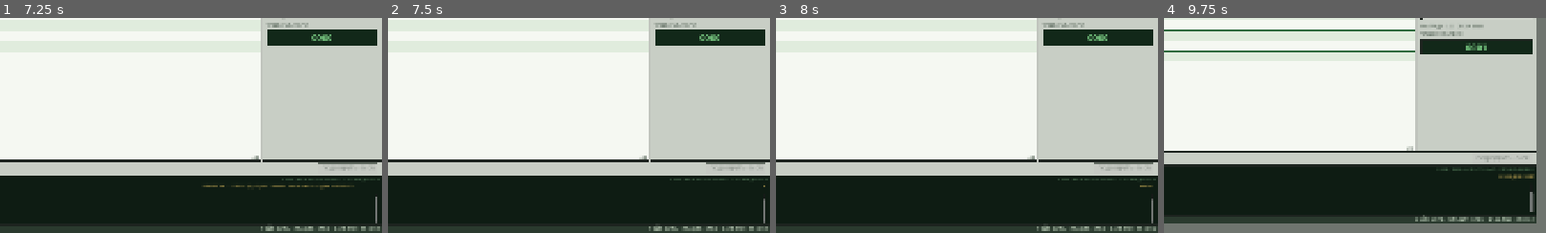
Above: before the commit, frames 1-4 (left to right).
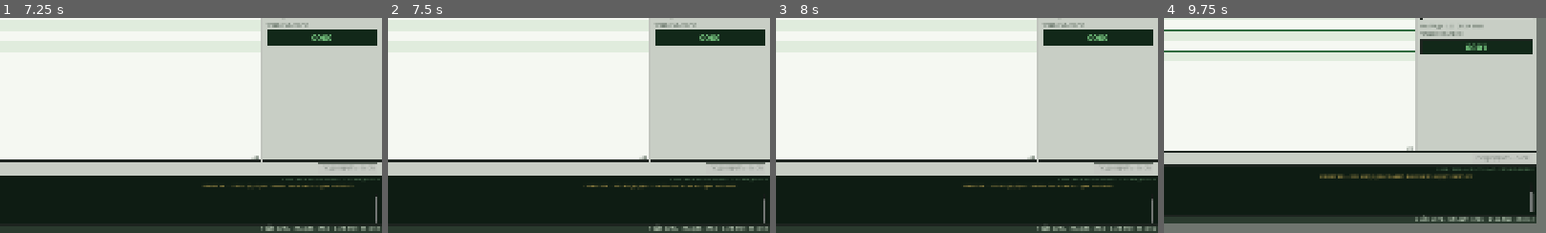
Above: after the commit, the same moments.

Repository: idlersgenii/Global-Optimization-Inc
Game: Godot game, scene res://scenes/MainDashboard.tscn
Same seed, same stepped clock (60 frames per second), same inputs: the game is played once before the commit and once after it. Sound files missing from this copy of the repository are replaced by a short silence.
Inputs:
- Up to frame 1 (7.25 s): click "—" at 0.5 s; click "□" at 1.25 s; click "×" at 2 s; click "ФАЙЛ" at 2.75 s; click "ПРАВКА" at 3.5 s; click "ВИД" at 4.25 s; click "ОТЧЁТЫ" at 5 s; click "ПОМОЩЬ" at 5.75 s; click "СОХРАНИТЬ" at 6.5 s
- Up to frame 2 (7.5 s): click "ЗАГРУЗИТЬ" at 7.25 s
- Up to frame 3 (8 s): no input
- Up to frame 4 (9.75 s): click "УСКОРИТЬ ПОМОЛ ЗЁРЕН" at 8 s; click "—" at 8.75 s; click "□" at 9.5 s
The pictures show only the part of the screen within x 50-100%, y 50-100%; the shares and areas given below are measured in that part.

Frame 1 is identical in both runs. In frame 2, 0.3% of the frame differs, in the area x 52-99%, y 77-80%; in frame 3, 0.3%; in frame 4, 0.8%, in the area x 40-97%, y 72-75%.

Commit message:
Let fatigue marquee enter rotation without interrupting

Diff:
--- a/scripts/log_ticker.gd
+++ b/scripts/log_ticker.gd
@@ -5,7 +5,8 @@
 ## SignalBus.log_message_received. The console queues them, collapses
 ## consecutive duplicates into a repeat counter, reveals each line with a short
 ## typewriter effect and keeps the newest entry in view. A marquee row cycles
-## satirical corporate slogans and reacts to the intern's fatigue tier.
+## satirical corporate slogans and, once a fatigue tier is reached, includes
+## overwork notices in that rotation without interrupting the current message.
 
 const MAX_QUEUE: int = 64
 const MAX_LOG_LINES: int = 80
@@ -94,10 +95,9 @@
 var _last_message: String = ""
 var _last_count: int = 1
 var _marquee_index: int = 0
-var _marquee_show_fatigue: bool = true
+var _marquee_show_fatigue: bool = false
 var _marquee_x: float = 0.0
 var _marquee_ready: bool = false
-var _last_fatigue_band: int = -1
 var _ambient_index: int = 0
 var _reveal_tween: Tween
 
@@ -105,15 +105,11 @@
 func _ready() -> void:
 	_log.scroll_following = true
 	SignalBus.log_message_received.connect(_on_log_message_received)
-	SignalBus.fatigue_changed.connect(_on_fatigue_changed)
-	SignalBus.game_loaded.connect(_on_game_loaded)
-	SignalBus.game_reset.connect(_on_game_reset)
 	_blink_timer.timeout.connect(_on_blink_timeout)
 	_ambient_timer.timeout.connect(_on_ambient_timeout)
 	_pump_timer.timeout.connect(_pump)
 
-	_last_fatigue_band = _fatigue_band(GameState.intern_fatigue)
-	_apply_fatigue_marquee()
+	_show_next_slogan()
 	_seed_boot_log()
 	_schedule_ambient()
 	call_deferred("_begin_marquee")
@@ -319,39 +315,6 @@
 	return variants[randi_range(0, variants.size() - 1)]
 
 
-func _on_fatigue_changed(new_value: float) -> void:
-	var band := _fatigue_band(new_value)
-	if band == _last_fatigue_band:
-		return
-	_last_fatigue_band = band
-	_apply_fatigue_marquee()
-
-
-func _on_game_loaded(_slot: StringName) -> void:
-	_refresh_fatigue_marquee()
-
-
-func _on_game_reset() -> void:
-	_refresh_fatigue_marquee()
-
-
-## Re-reads fatigue after a load/reset, since those paths do not emit
-## fatigue_changed for every field they restore.
-func _refresh_fatigue_marquee() -> void:
-	_last_fatigue_band = _fatigue_band(GameState.intern_fatigue)
-	_apply_fatigue_marquee()
-
-
-## Below 40 % there is no overwork claim to show, so fall back to slogans.
-func _apply_fatigue_marquee() -> void:
-	if _last_fatigue_band == 0:
-		_marquee_show_fatigue = false
-		_show_next_slogan()
-		return
-	_marquee_show_fatigue = true
-	_set_marquee_text(_fatigue_marquee_text())
-
-
 func _show_next_slogan() -> void:
 	if MARQUEE_MESSAGES.is_empty():
 		return
